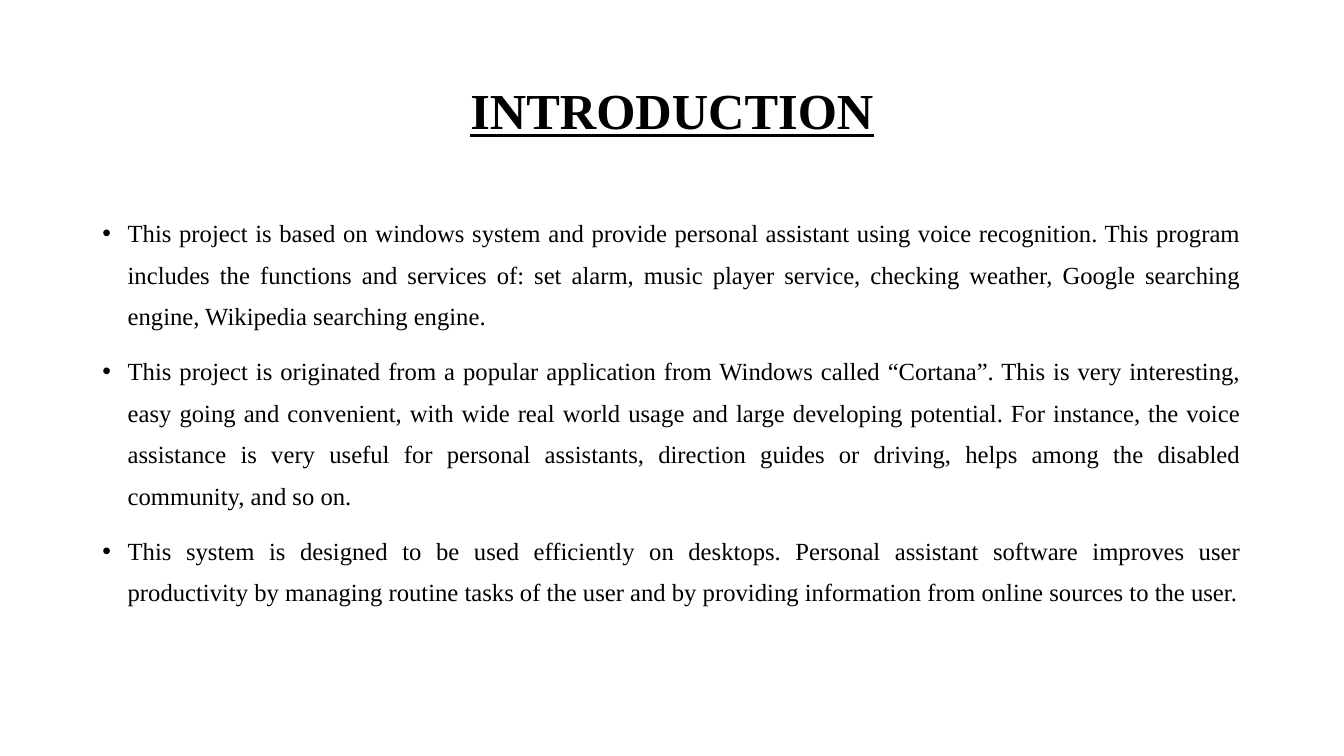
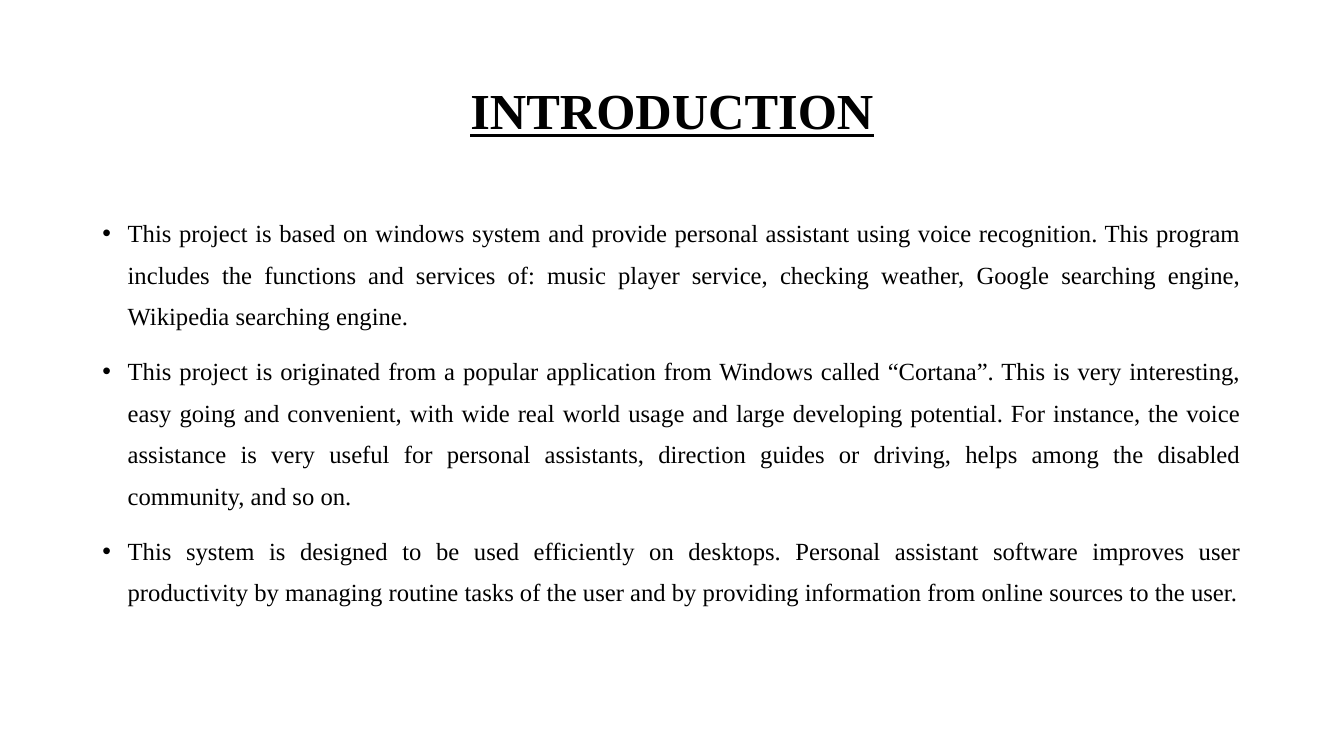
Before and after one commit to yogesh2104/miniProject, a slide deck: slide 2 of Documentation/DESKTOP PERSONAL ASSISTANT.pptx. Drawn at 1344x756 pixels with LibreOffice and Linux fonts; fonts in the diff are those of the drawing. Boxes give left, top, right and bottom in pixels: in the first picture for what was removed or moved away, otherwise in the second. Text is boxed around its words. In the diff, an @@ line names an element or a change of style, - is before the commit and + after.

```diff
--- a/Documentation/DESKTOP PERSONAL ASSISTANT.pptx
+++ b/Documentation/DESKTOP PERSONAL ASSISTANT.pptx
@@ text at <box>128,225,1240,331</box>: text changed @@
-• This project is based on windows system and provide personal assistant using voice recognition. This program includes the functions and services of: set alarm, music player service, checking weather, Google searching engine, Wikipedia searching engine.
+• This project is based on windows system and provide personal assistant using voice recognition. This program includes the functions and services of: music player service, checking weather, Google searching engine, Wikipedia searching engine.
```
Also in this commit, not shown: 2 slides added, 2 other files.
